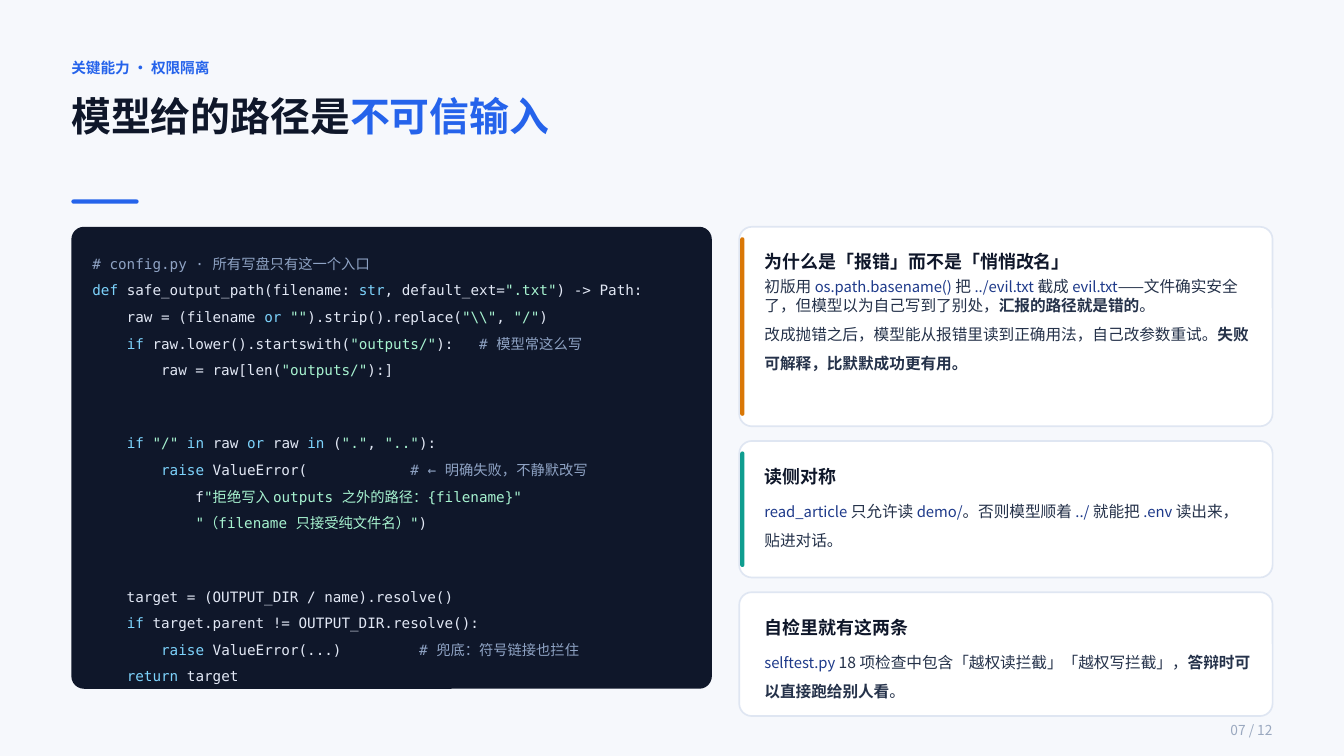
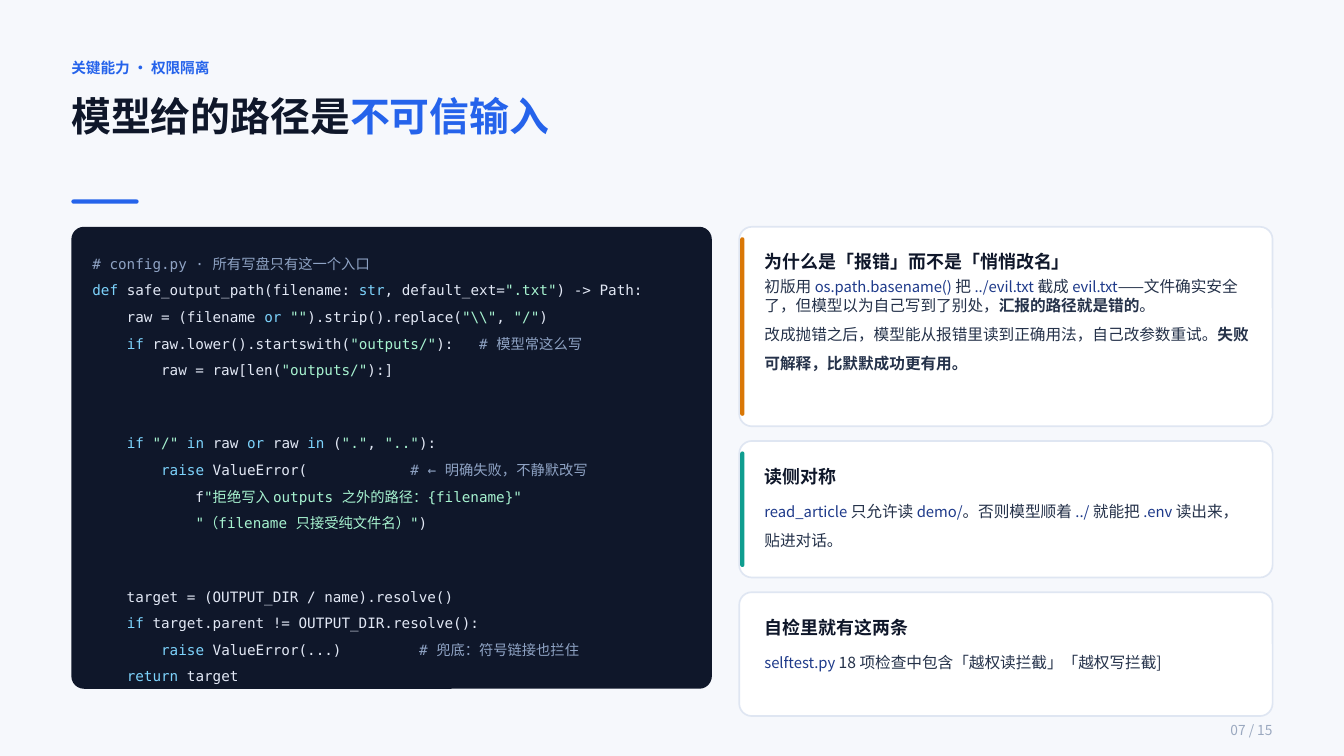
Before and after one commit to xy547/Personalweb, a slide deck: slide 7 of readcoach/答辩幻灯片.pptx. Drawn at 1344x756 pixels with LibreOffice and Linux fonts; fonts in the diff are those of the drawing. Boxes give left, top, right and bottom in pixels: in the first picture for what was removed or moved away, otherwise in the second. Text is boxed around its words. In the diff, an @@ line names an element or a change of style, - is before the commit and + after.

```diff
--- a/readcoach/答辩幻灯片.pptx
+++ b/readcoach/答辩幻灯片.pptx
@@ text at <box>764,654,1162,672</box>: text changed @@
-selftest.py 18 项检查中包含「越权读拦截」「越权写拦截」，答辩时可以直接跑给别人看。
+selftest.py 18 项检查中包含「越权读拦截」「越权写拦截]
@@ text at <box>1230,725,1272,735</box>: text changed @@
-07 / 12
+07 / 15
```
Also in this commit, not shown: 11 other slides changed, 3 slides added, 4 other files.
